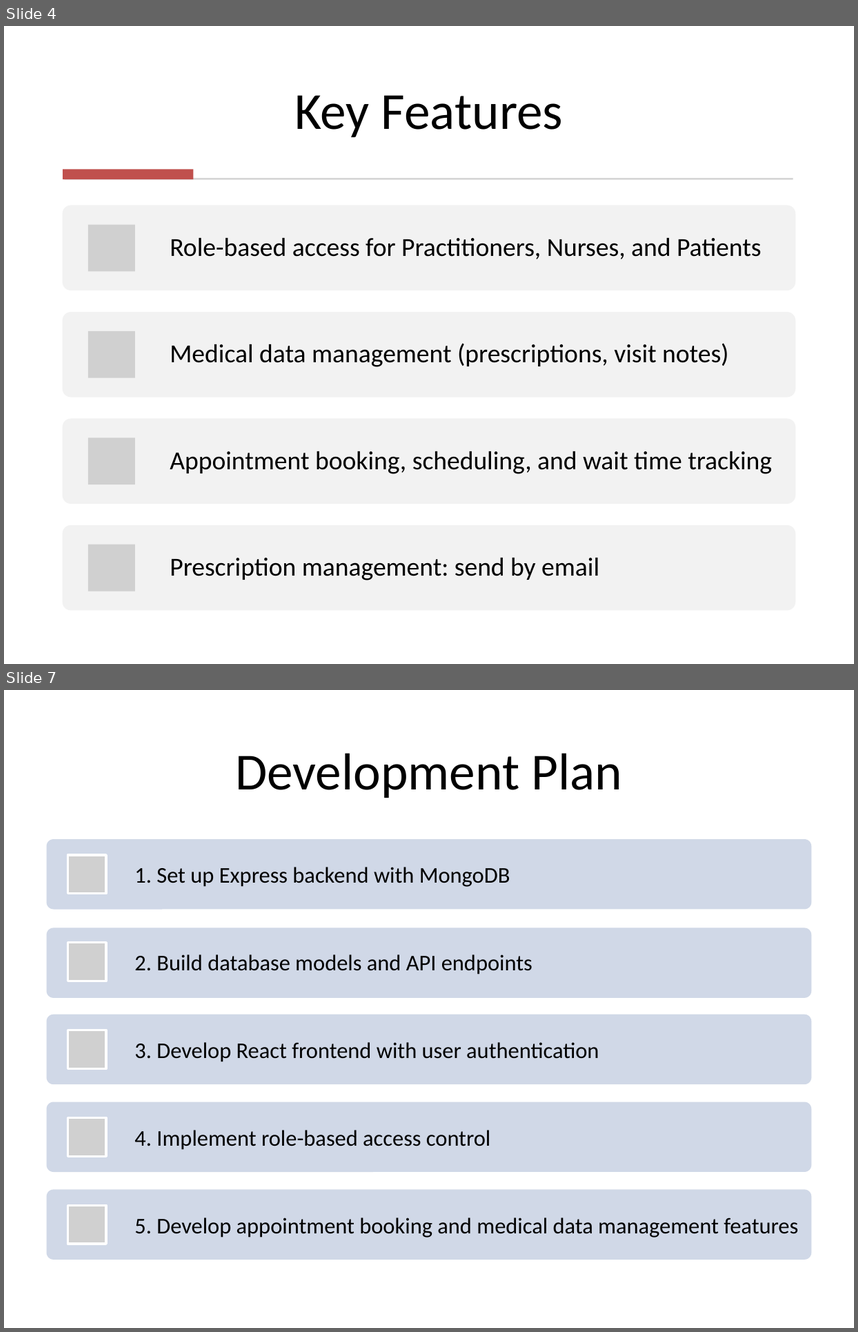
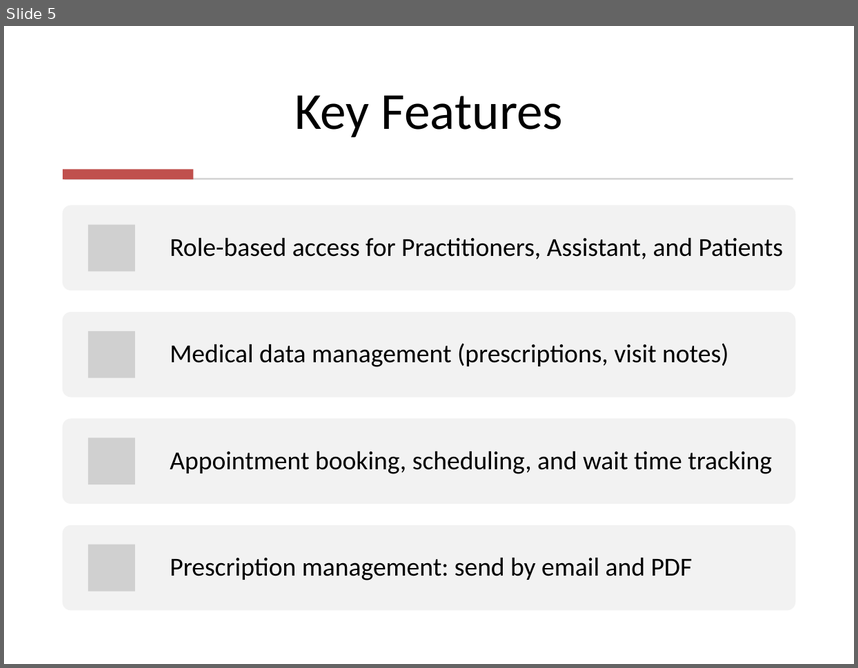
Before and after one commit to Zughayyar/MediTrack_MERN_Project, a slide deck: MediTracker.pptx. Shown one above the other, each under a label of ours: slides 4 and 7 before the commit, slide 5 after it; the slides between them are not shown. The pictures are 858x1332 and 858x668 pixels, drawn with LibreOffice and Linux fonts; fonts in the diff are those of the drawing; grey boxes stand for pictures. Boxes give left, top, right and bottom in pixels: in the first picture for what was removed or moved away, otherwise in the second. Text is boxed around its words. In the diff, an @@ line names an element or a change of style, - is before the commit and + after.

```diff
--- a/MediTracker.pptx
+++ b/MediTracker.pptx
@@ slide 7 removed at bbox=[4, 690, 854, 1328], background #FFFFFF @@
@@ title removed at bbox=[235, 753, 622, 798] @@
-Development Plan
@@ group removed at bbox=[47, 839, 811, 1259]: 5 rounded rectangles, 5 pictures, 5 texts @@
-1. Set up Express backend with MongoDB
-2. Build database models and API endpoints
-3. Develop React frontend with user authentication
-4. Implement role-based access control
-5. Develop appointment booking and medical data management features
@@ what was slide 4 is now slide 5 @@
@@ slide 5 changed as well @@
@@ text at bbox=[170, 238, 784, 259]: text changed @@
-Role-based access for Practitioners, Nurses, and Patients
+Role-based access for Practitioners, Assistant, and Patients
@@ text at bbox=[170, 557, 693, 580]: text changed @@
-Prescription management: send by email
+Prescription management: send by email and PDF
```
Also in this commit, not shown: 3 other slides changed, 7 slides added, 3 other slides removed, 5 other files.
